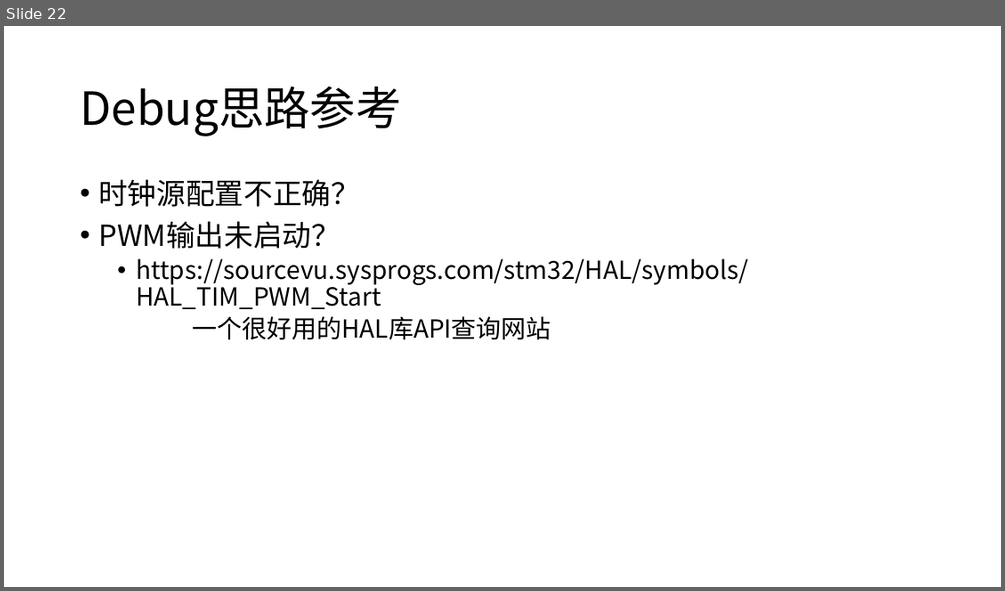
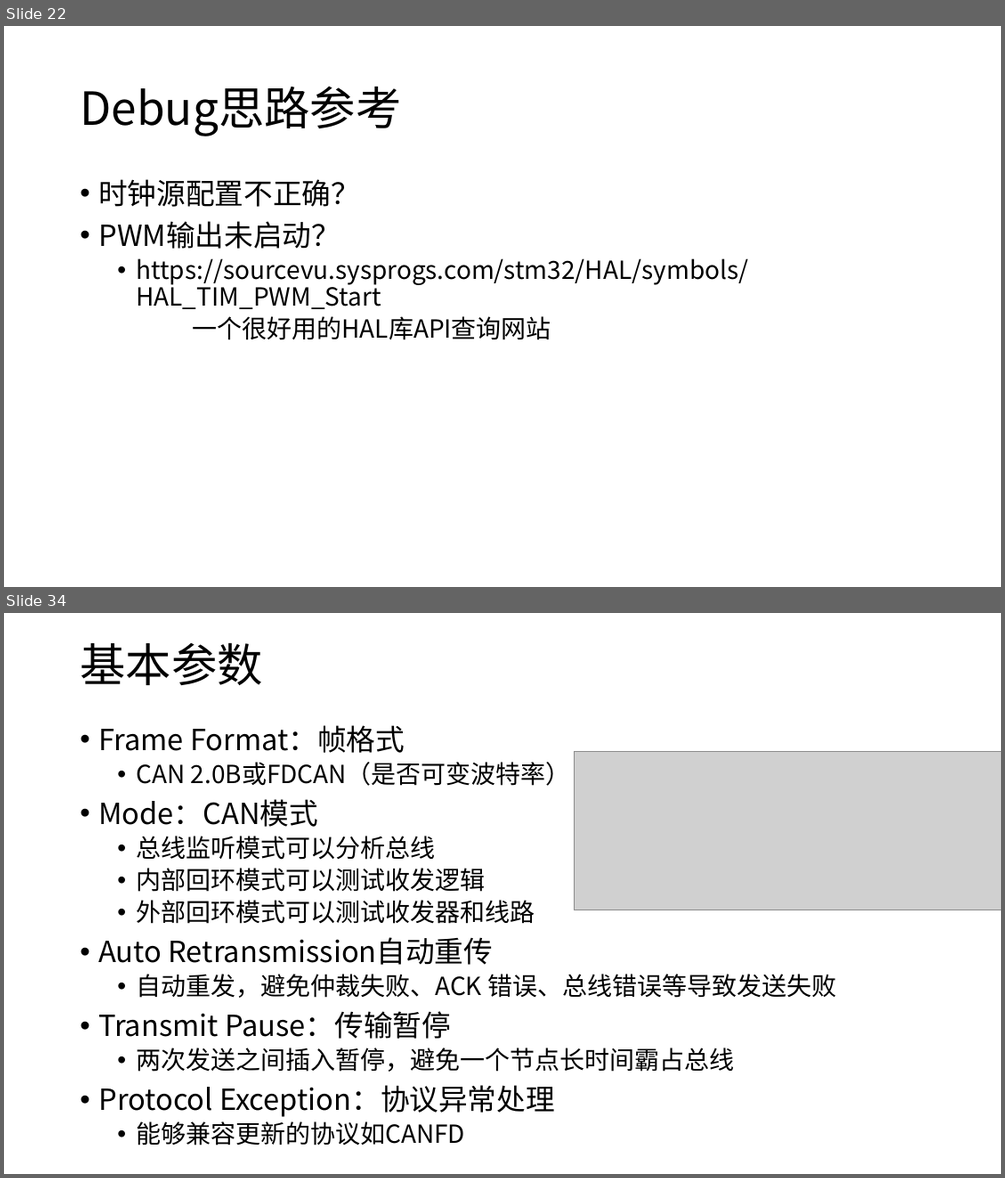
Before and after one commit to JLU-Robomaster-Embedded/embedded_tutorial, a slide deck: 2_STM32基本功能.pptx. Shown one above the other, each under a label of ours: slide 22 before the commit, slides 22 and 34 after it; the slides between them are not shown. The pictures are 1005x591 and 1005x1178 pixels, drawn with LibreOffice and Linux fonts; fonts in the diff are those of the drawing; grey boxes stand for pictures. Boxes give left, top, right and bottom in pixels: in the first picture for what was removed or moved away, otherwise in the second. Text is boxed around its words. In the diff, an @@ line names an element or a change of style, - is before the commit and + after.

```diff
--- a/2_STM32基本功能.pptx
+++ b/2_STM32基本功能.pptx
@@ slide 34 added at (4,613,1001,1174), background #FFFFFF @@
@@ title added at (80,642,262,685), 44 pt, text #000000 @@
+基本参数
@@ text added at (98,725,836,1145), 24 pt, text #000000 @@
+• Frame Format：帧格式
+  • CAN 2.0B或FDCAN（是否可变波特率）
+• Mode：CAN模式
+  • 总线监听模式可以分析总线
+  • 内部回环模式可以测试收发逻辑
+  • 外部回环模式可以测试收发器和线路
+• Auto Retransmission自动重传
+  • 自动重发，避免仲裁失败、ACK 错误、总线错误等导致发送失败
+• Transmit Pause：传输暂停
+  • 两次发送之间插入暂停，避免一个节点长时间霸占总线
+• Protocol Exception：协议异常处理
+  • 能够兼容更新的协议如CANFD
@@ picture added at (574,751,1001,910) @@
```
Also in this commit, not shown: 18 other slides added.
